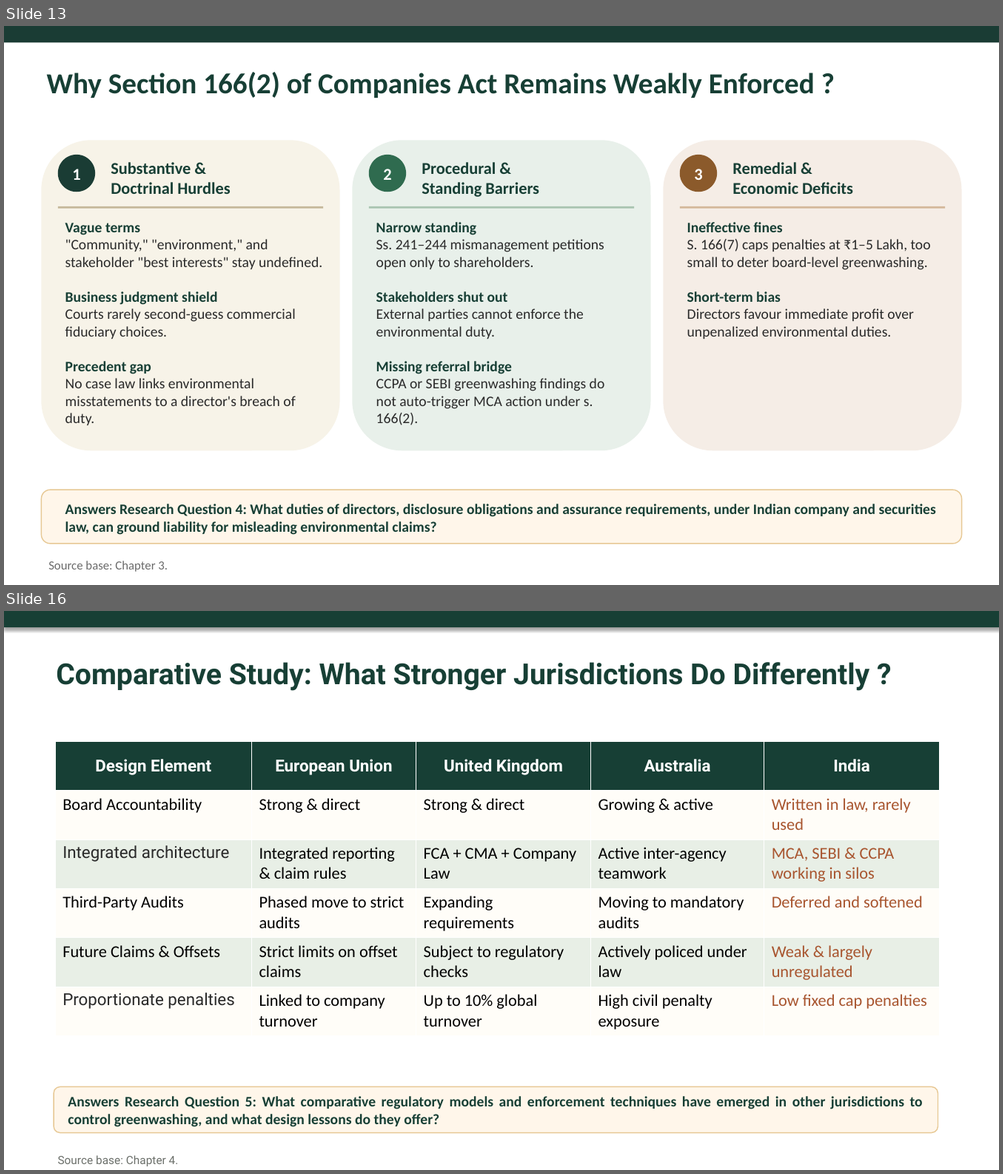
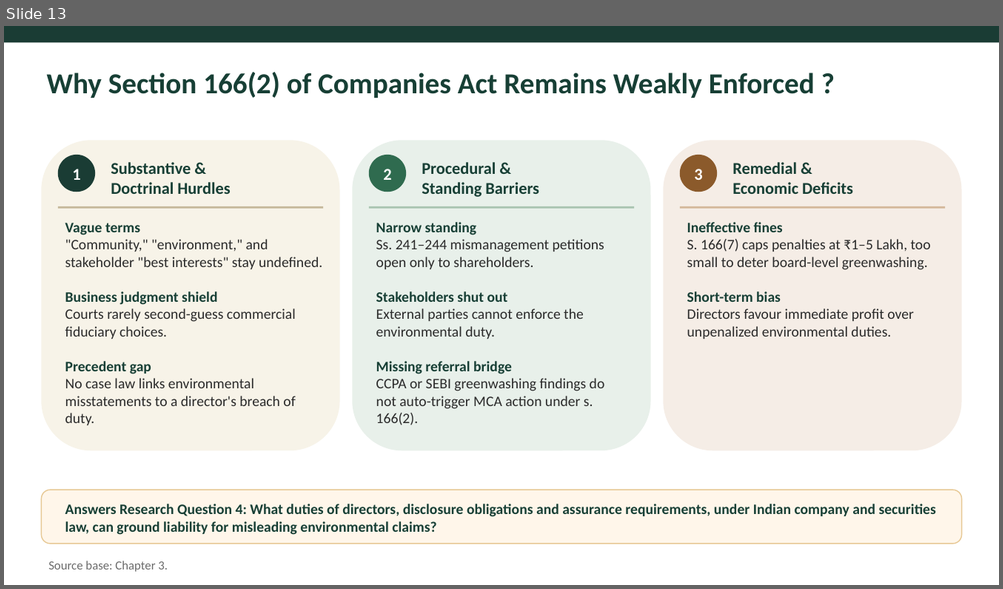
Before and after one commit to atul516/Final-VIva, a slide deck: Thesis Defence Presentation Final.pptx. Shown one above the other, each under a label of ours: slides 13 and 16 before the commit, slide 13 after it; the slides between them are not shown. The pictures are 1003x1174 and 1003x589 pixels, drawn with LibreOffice and Linux fonts; fonts in the diff are those of the drawing. Boxes give left, top, right and bottom in pixels: in the first picture for what was removed or moved away, otherwise in the second. Text is boxed around its words. In the diff, an @@ line names an element or a change of style, - is before the commit and + after.

```diff
--- a/Thesis Defence Presentation Final.pptx
+++ b/Thesis Defence Presentation Final.pptx
@@ slide 16 removed at (x1=4, y1=611, x2=999, y2=1170), background #FFFFFF @@
@@ rectangle removed at (x1=4, y1=611, x2=999, y2=627) @@
@@ text removed at (x1=56, y1=662, x2=870, y2=691) @@
-Comparative Study: What Stronger Jurisdictions Do Differently ?
@@ table removed at (x1=56, y1=741, x2=939, y2=1037), 6 rows, 5 columns @@
-Design Element | European Union | United Kingdom | Australia | India
-Board Accountability | Strong & direct | Strong & direct | Growing & active | Written in law, rarely used
-Integrated architecture | Integrated reporting & claim rules | FCA + CMA + Company Law | Active inter-agency teamwork | MCA, SEBI & CCPA working in silos
-Third-Party Audits | Phased move to strict audits | Expanding requirements | Moving to mandatory audits | Deferred and softened
-Future Claims & Offsets | Strict limits on offset claims | Subject to regulatory checks | Actively policed under law | Weak & largely unregulated
-Proportionate penalties | Linked to company turnover | Up to 10% global turnover | High civil penalty exposure | Low fixed cap penalties
@@ rounded rectangle removed at (x1=54, y1=1087, x2=938, y2=1133) @@
@@ text removed at (x1=68, y1=1096, x2=922, y2=1128) @@
-Answers Research Question 5: What comparative regulatory models and enforcement techniques have emerged in other jurisdictions to control greenwashing, and what design lessons do they offer?
@@ text removed at (x1=58, y1=1156, x2=179, y2=1167) @@
-Source base: Chapter 4.
```
Also in this commit, not shown: 6 slides changed, 1 slide added, 1 other slide removed.
